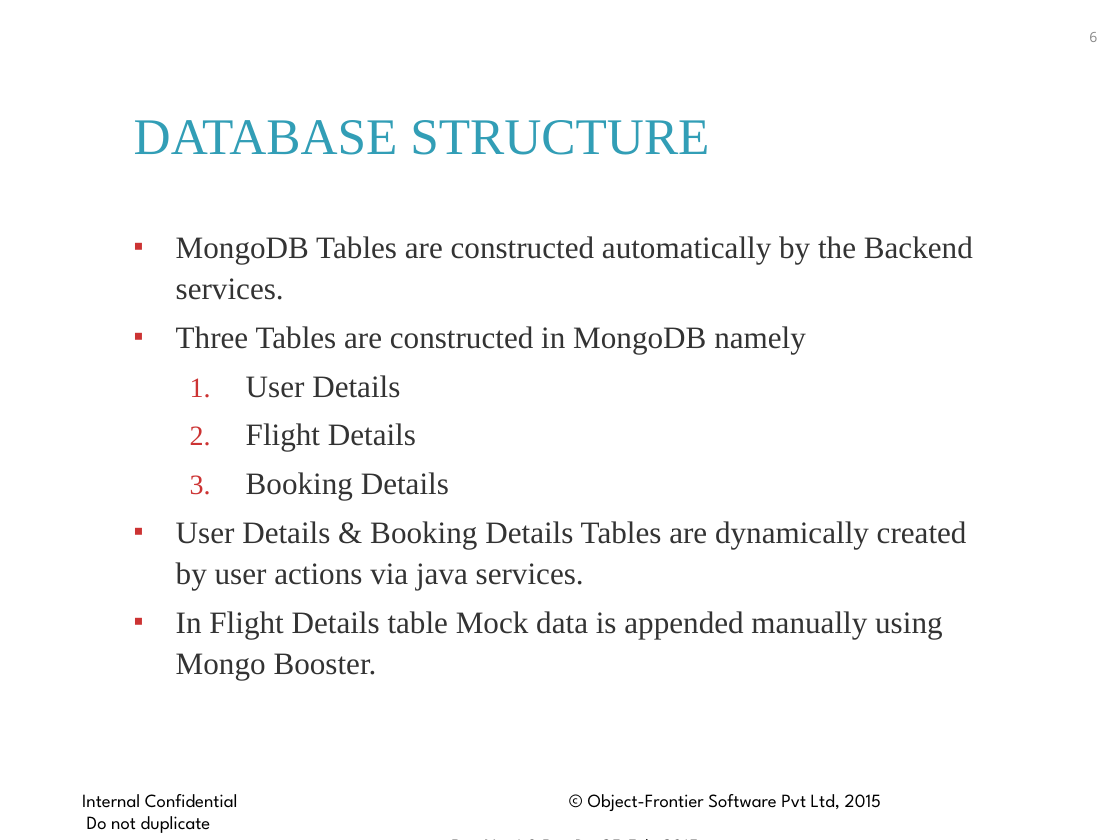
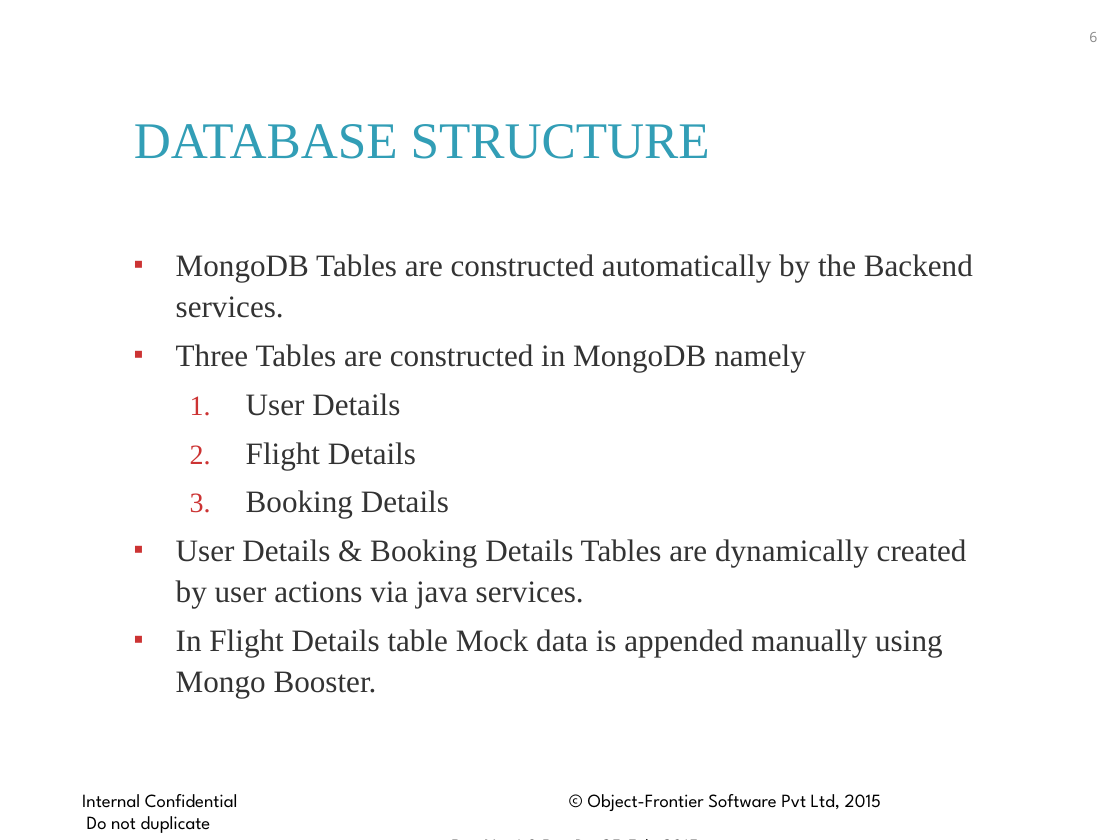
Before and after one commit to santoshofs/TesT, a slide deck: slide 6 of Activity/Mvp/OFS_PPT_Template.ppt. Drawn at 1120x840 pixels with LibreOffice and Linux fonts; fonts in the diff are those of the drawing; background and template pictures are left out. Boxes give left, top, right and bottom in pixels: in the first picture for what was removed or moved away, otherwise in the second. Text is boxed around its words. In the diff, an @@ line names an element or a change of style, - is before the commit and + after.

```diff
--- a/Activity/Mvp/OFS_PPT_Template.ppt
+++ b/Activity/Mvp/OFS_PPT_Template.ppt
@@ title "DATABASE STRUCTURE" moved from (x1=134, y1=120, x2=709, y2=155) to (x1=134, y1=124, x2=710, y2=159) @@
@@ text "MongoDB Tables are constructed automatically ..." moved from (x1=176, y1=236, x2=973, y2=680) to (x1=176, y1=254, x2=973, y2=698) @@
```
Also in this commit, not shown: 6 other slides changed, 2 slides added, 1 slide removed.
